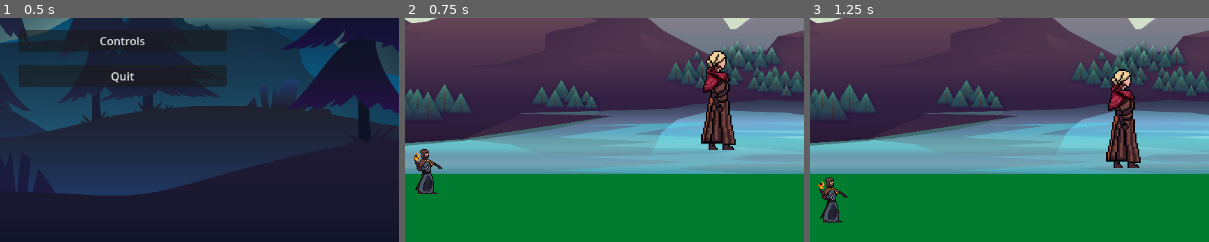
Above: before the commit, frames 1-3 (left to right).
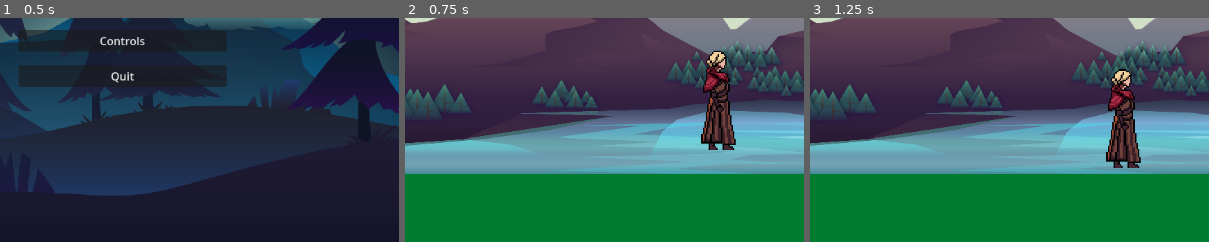
Above: after the commit, the same moments.

Repository: hqfrancheese/Comp159
Game: Godot game, scene res://scenes/MainMenu.tscn
Two runs of this game, one before a commit and one after it. Both use one fixed random seed, a clock stepped at 60 frames per second and the inputs below.
Inputs:
- Up to frame 1 (0.5 s): no input
- Up to frame 2 (0.75 s): click "Player vs Player" at 0.5 s
- Up to frame 3 (1.25 s): no input
The pictures show only the part of the screen within x 31-81%, y 50-100%; the shares and areas given below are measured in that part.

Frame 1 is identical in both runs. In frame 2, 0.8% of the frame differs, in the area x 2-10%, y 58-79%; in frame 3, 0.8%, in the area x 2-10%, y 70-92%.

Commit message:
lightning

Diff:
--- a/scenes/Game.tscn
+++ b/scenes/Game.tscn
@@ -54,6 +54,7 @@
 disable_mode = 2
 
 [node name="AnimatedSprite2D2" type="AnimatedSprite2D" parent="Player1"]
+visible = false
 sprite_frames = ExtResource("3_kiw3p")
 animation = &"fireball_charge"
 frame = 1
--- /dev/null
+++ b/scenes/Lightning.tscn
@@ -0,0 +1,107 @@
+[gd_scene load_steps=15 format=3 uid="uid://boxyogovrph5t"]
+
+[ext_resource type="Script" uid="uid://blbbye81wsijd" path="res://scripts/Fireball.gd" id="1_kyjy5"]
+[ext_resource type="Texture2D" uid="uid://bt2q420cvjvxe" path="res://assets/sprites/Lightning Mage/Charge.png" id="2_kyjy5"]
+
+[sub_resource type="CircleShape2D" id="CircleShape2D_6se3a"]
+radius = 27.0
+
+[sub_resource type="AtlasTexture" id="AtlasTexture_fjalq"]
+atlas = ExtResource("2_kyjy5")
+region = Rect2(0, 0, 64, 64)
+
+[sub_resource type="AtlasTexture" id="AtlasTexture_7rsgo"]
+atlas = ExtResource("2_kyjy5")
+region = Rect2(64, 0, 64, 64)
+
+[sub_resource type="AtlasTexture" id="AtlasTexture_oobbt"]
+atlas = ExtResource("2_kyjy5")
+region = Rect2(128, 0, 64, 64)
+
+[sub_resource type="AtlasTexture" id="AtlasTexture_43qsj"]
+atlas = ExtResource("2_kyjy5")
+region = Rect2(192, 0, 64, 64)
+
+[sub_resource type="AtlasTexture" id="AtlasTexture_ygek1"]
+atlas = ExtResource("2_kyjy5")
+region = Rect2(256, 0, 64, 64)
+
+[sub_resource type="AtlasTexture" id="AtlasTexture_xt0rj"]
+atlas = ExtResource("2_kyjy5")
+region = Rect2(320, 0, 64, 64)
+
+[sub_resource type="AtlasTexture" id="AtlasTexture_vnfhy"]
+atlas = ExtResource("2_kyjy5")
+region = Rect2(384, 0, 64, 64)
+
+[sub_resource type="AtlasTexture" id="AtlasTexture_78h45"]
+atlas = ExtResource("2_kyjy5")
+region = Rect2(448, 0, 64, 64)
+
+[sub_resource type="AtlasTexture" id="AtlasTexture_dga76"]
+atlas = ExtResource("2_kyjy5")
+region = Rect2(512, 0, 64, 64)
+
+[sub_resource type="AtlasTexture" id="AtlasTexture_mnmt2"]
+atlas = ExtResource("2_kyjy5")
+region = Rect2(576, 0, 64, 64)
+
+[sub_resource type="SpriteFrames" id="SpriteFrames_1b1lh"]
+animations = [{
+"frames": [{
+"duration": 1.0,
+"texture": SubResource("AtlasTexture_fjalq")
+}, {
+"duration": 1.0,
+"texture": SubResource("AtlasTexture_7rsgo")
+}, {
+"duration": 1.0,
+"texture": SubResource("AtlasTexture_oobbt")
+}, {
+"duration": 1.0,
+"texture": SubResource("AtlasTexture_43qsj")
+}, {
+"duration": 1.0,
+"texture": SubResource("AtlasTexture_ygek1")
+}, {
+"duration": 1.0,
+"texture": SubResource("AtlasTexture_xt0rj")
+}, {
+"duration": 1.0,
+"texture": SubResource("AtlasTexture_vnfhy")
+}, {
+"duration": 1.0,
+"texture": SubResource("AtlasTexture_78h45")
+}, {
+"duration": 1.0,
+"texture": SubResource("AtlasTexture_dga76")
+}, {
+"duration": 1.0,
+"texture": SubResource("AtlasTexture_mnmt2")
+}],
+"loop": false,
+"name": &"charge",
+"speed": 8.0
+}]
+
+[node name="Lightning" type="Area2D"]
+script = ExtResource("1_kyjy5")
+
+[node name="ColorRect" type="ColorRect" parent="."]
+visible = false
+offset_left = -10.0
+offset_top = -10.0
+offset_right = 10.0
+offset_bottom = 10.0
+
+[node name="CollisionShape2D" type="CollisionShape2D" parent="."]
+shape = SubResource("CircleShape2D_6se3a")
+
+[node name="AnimatedSprite2D" type="AnimatedSprite2D" parent="."]
+position = Vector2(-36, -2)
+scale = Vector2(1.8281249, 1.6875)
+sprite_frames = SubResource("SpriteFrames_1b1lh")
+animation = &"charge"
+autoplay = "charge"
+
+[connection signal="animation_finished" from="AnimatedSprite2D" to="." method="_on_animated_sprite_2d_animation_finished"]
--- a/scripts/Fighter.gd
+++ b/scripts/Fighter.gd
@@ -31,7 +31,7 @@
 }
 
 @onready var sprite = $ColorRect
-@onready var fireball_scene = preload("res://scenes/Fireball.tscn")
+@onready var fireball_scene = null
 
 func _ready():
 	# Assign control scheme based on player number
@@ -39,10 +39,12 @@
 		controls = GameManager.player1_controls.duplicate()
 		sprite.color = Color.BLUE
 		$AnimatedSprite2D.sprite_frames = preload("res://assets/sprites/Fire Wizard/firewizard.tres")
+		fireball_scene = preload("res://scenes/Fireball.tscn")
 	else:
 		controls = GameManager.player2_controls.duplicate()
 		sprite.color = Color.RED
 		$AnimatedSprite2D.sprite_frames = preload("res://assets/sprites/Lightning Mage/lightningmage.tres")
+		fireball_scene = preload("res://scenes/Lightning.tscn")
 
 func _physics_process(delta):
 	fireball_timer = max(0, fireball_timer - delta)
--- a/scripts/Fireball.gd
+++ b/scripts/Fireball.gd
@@ -1,4 +1,4 @@
-# Fireball.gd
+# Lightning.gd
 extends Area2D
 
 const SPEED = 400.0
